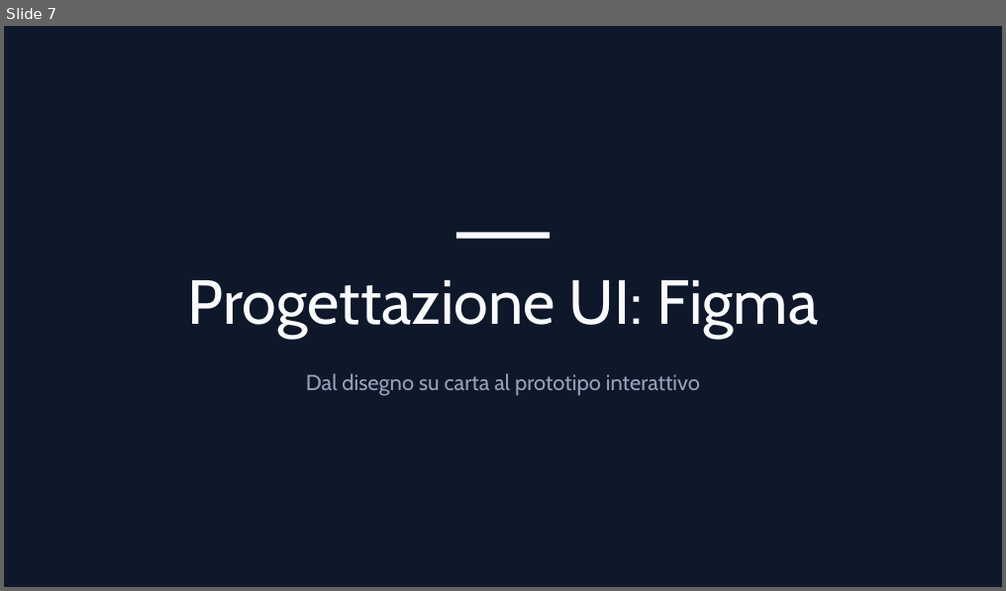
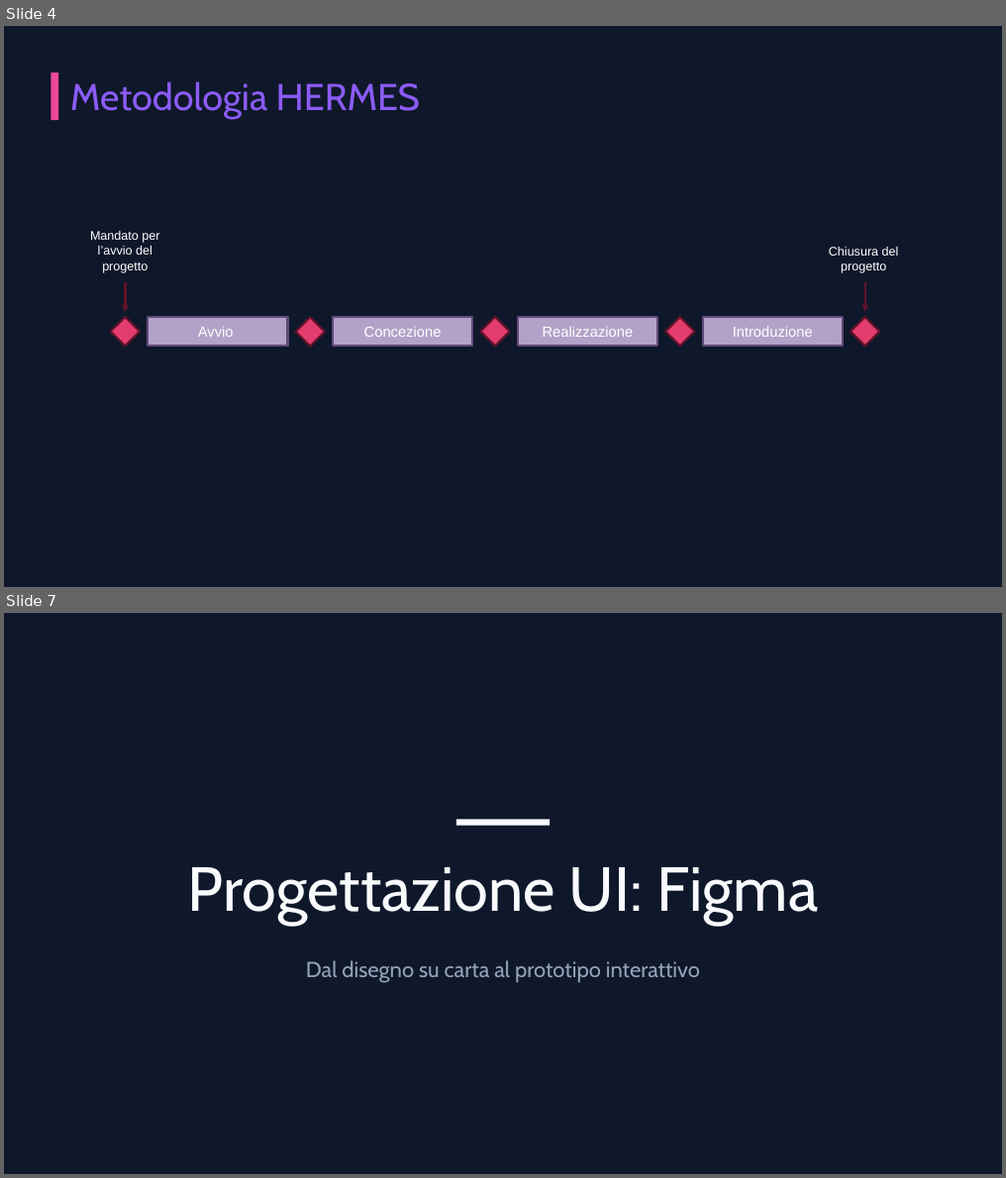
Before and after one commit to Julie0411/study_modulo_306, a slide deck: documentazione/Presentazione Progetto StudySpace.pptx. Shown one above the other, each under a label of ours: slide 7 before the commit, slides 4 and 7 after it; the slides between them are not shown. The pictures are 1006x591 and 1006x1178 pixels, drawn with LibreOffice and Linux fonts; fonts in the diff are those of the drawing; background and template pictures are left out. Boxes give left, top, right and bottom in pixels: in the first picture for what was removed or moved away, otherwise in the second. Text is boxed around its words. In the diff, an @@ line names an element or a change of style, - is before the commit and + after.

```diff
--- a/documentazione/Presentazione Progetto StudySpace.pptx
+++ b/documentazione/Presentazione Progetto StudySpace.pptx
@@ slide 4 added at bbox=[4, 26, 1002, 587], background picture (left out) @@
@@ rectangle added at bbox=[51, 73, 57, 120], fill #EC4899 @@
@@ text added at bbox=[70, 81, 420, 119], 36 pt, text #8B5CF6 @@
+Metodologia HERMES
@@ text added at bbox=[90, 231, 159, 274], 12 pt, text #FFFFFF @@
+Mandato per l’avvio del progetto
@@ text added at bbox=[829, 247, 899, 274], 12 pt, text #FFFFFF @@
+Chiusura del progetto
@@ arrow added from (126, 282) to (126, 312), #5F132A 2.25 pt @@
@@ arrow added from (865, 282) to (865, 312), #5F132A 2.25 pt @@
@@ diamond added at bbox=[110, 317, 140, 347], fill #E33D6F, outline #5F132A 2 pt @@
@@ rectangle added at bbox=[148, 317, 288, 347], fill #B3A2C7, outline #604A7B 2 pt, 14 pt, text #FFFFFF @@
+Avvio
@@ diamond added at bbox=[296, 317, 325, 347], fill #E33D6F, outline #5F132A 2 pt @@
@@ rectangle added at bbox=[333, 317, 472, 347], fill #B3A2C7, outline #604A7B 2 pt, 14 pt, text #FFFFFF @@
+Concezione
@@ diamond added at bbox=[481, 317, 510, 347], fill #E33D6F, outline #5F132A 2 pt @@
@@ rectangle added at bbox=[518, 317, 657, 347], fill #B3A2C7, outline #604A7B 2 pt, 14 pt, text #FFFFFF @@
+Realizzazione
@@ diamond added at bbox=[665, 317, 695, 347], fill #E33D6F, outline #5F132A 2 pt @@
@@ rectangle added at bbox=[703, 317, 843, 347], fill #B3A2C7, outline #604A7B 2 pt, 14 pt, text #FFFFFF @@
+Introduzione
@@ diamond added at bbox=[850, 317, 880, 347], fill #E33D6F, outline #5F132A 2 pt @@
```
Also in this commit, not shown: 3 slides changed, 2 other slides added, 2 slides removed.
